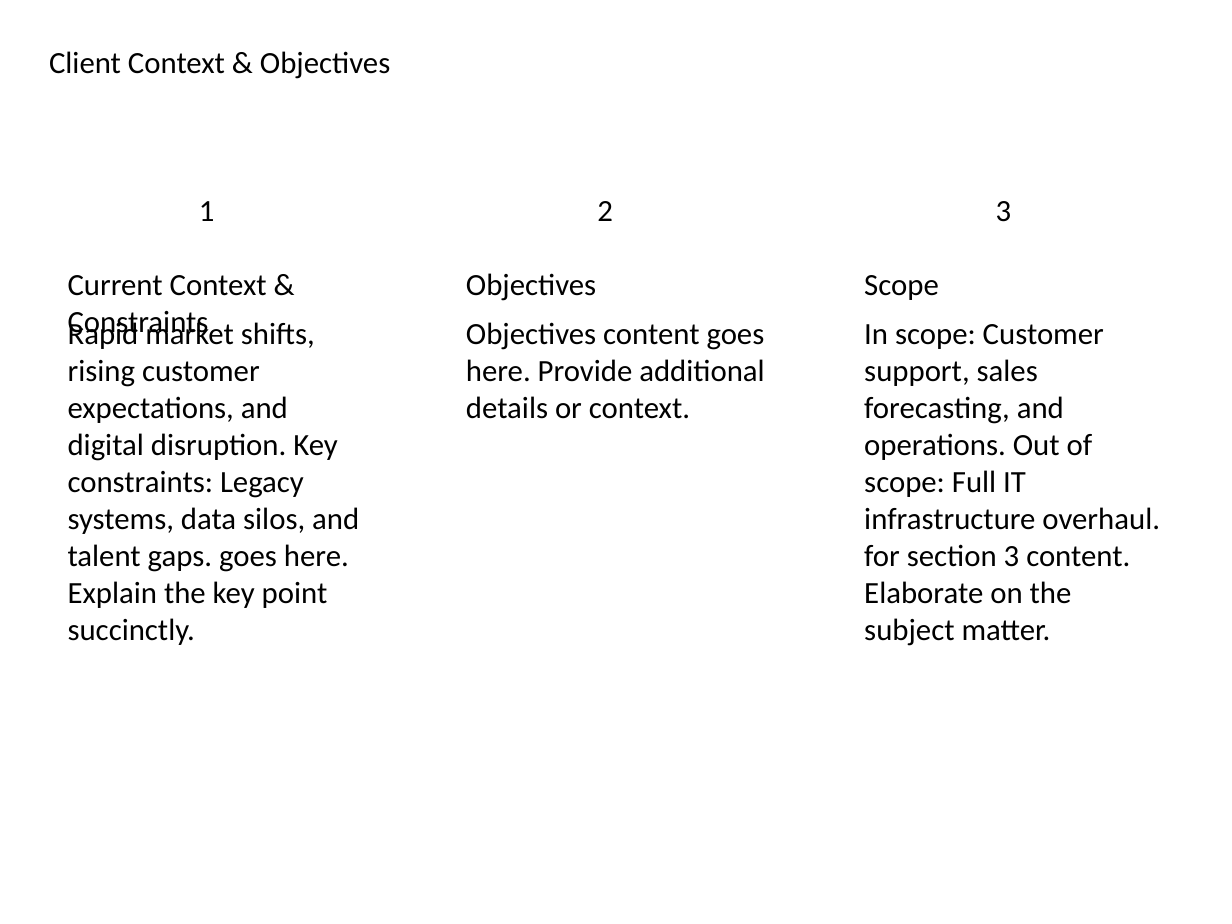
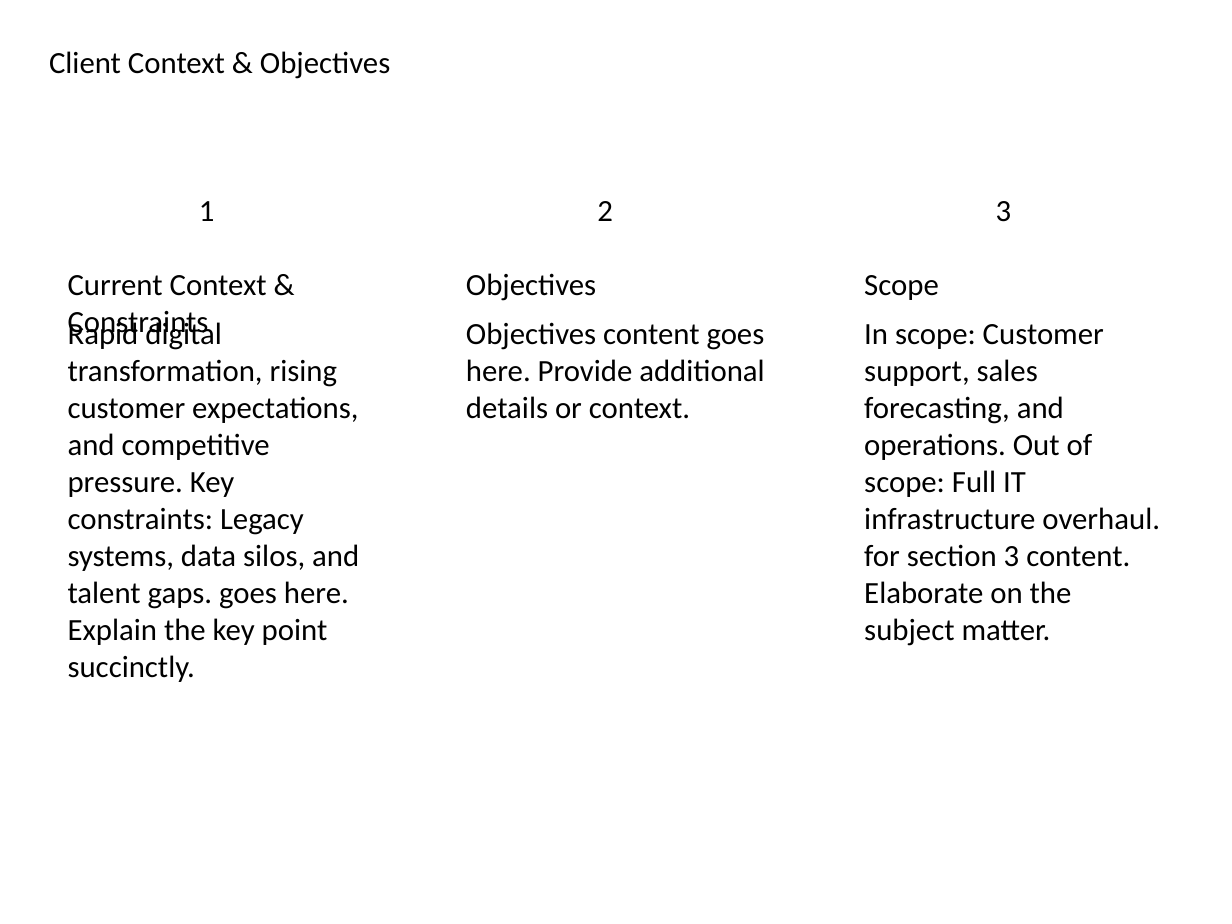
Before and after one commit to vedant1811/kenley-create-decks, a slide deck: slide 3 of src/lib/output/GeneratedPresentation.pptx. Drawn at 1232x924 pixels with LibreOffice and Linux fonts; fonts in the diff are those of the drawing. Boxes give left, top, right and bottom in pixels: in the first picture for what was removed or moved away, otherwise in the second. Text is boxed around its words. In the diff, an @@ line names an element or a change of style, - is before the commit and + after.

```diff
--- a/src/lib/output/GeneratedPresentation.pptx
+++ b/src/lib/output/GeneratedPresentation.pptx
@@ text at <box>68,319,359,682</box>: text changed @@
-Rapid market shifts, rising customer expectations, and digital disruption. Key constraints: Legacy systems, data silos, and talent gaps. goes here. Explain the key point succinctly.
+Rapid digital transformation, rising customer expectations, and competitive pressure. Key constraints: Legacy systems, data silos, and talent gaps. goes here. Explain the key point succinctly.
```
Also in this commit, not shown: 8 other slides changed, 1 slide added, 1 slide removed, 2 other files.
